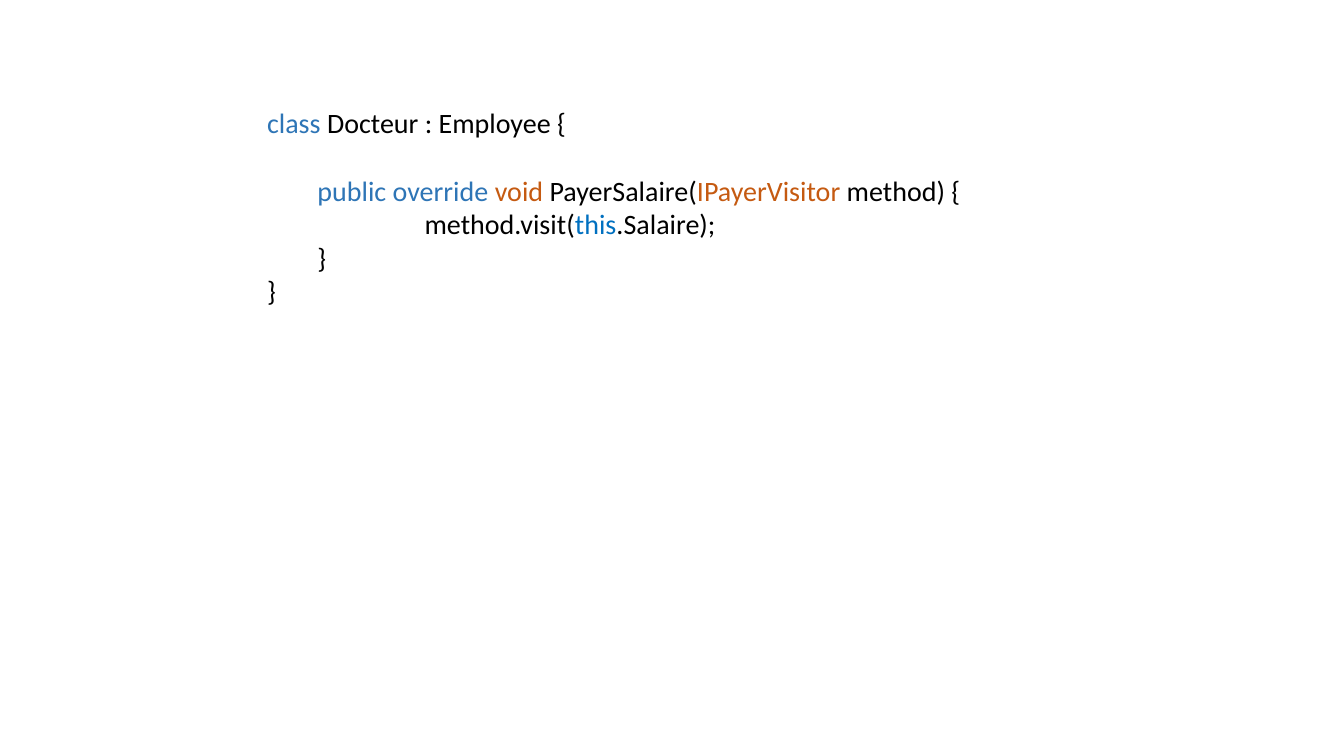
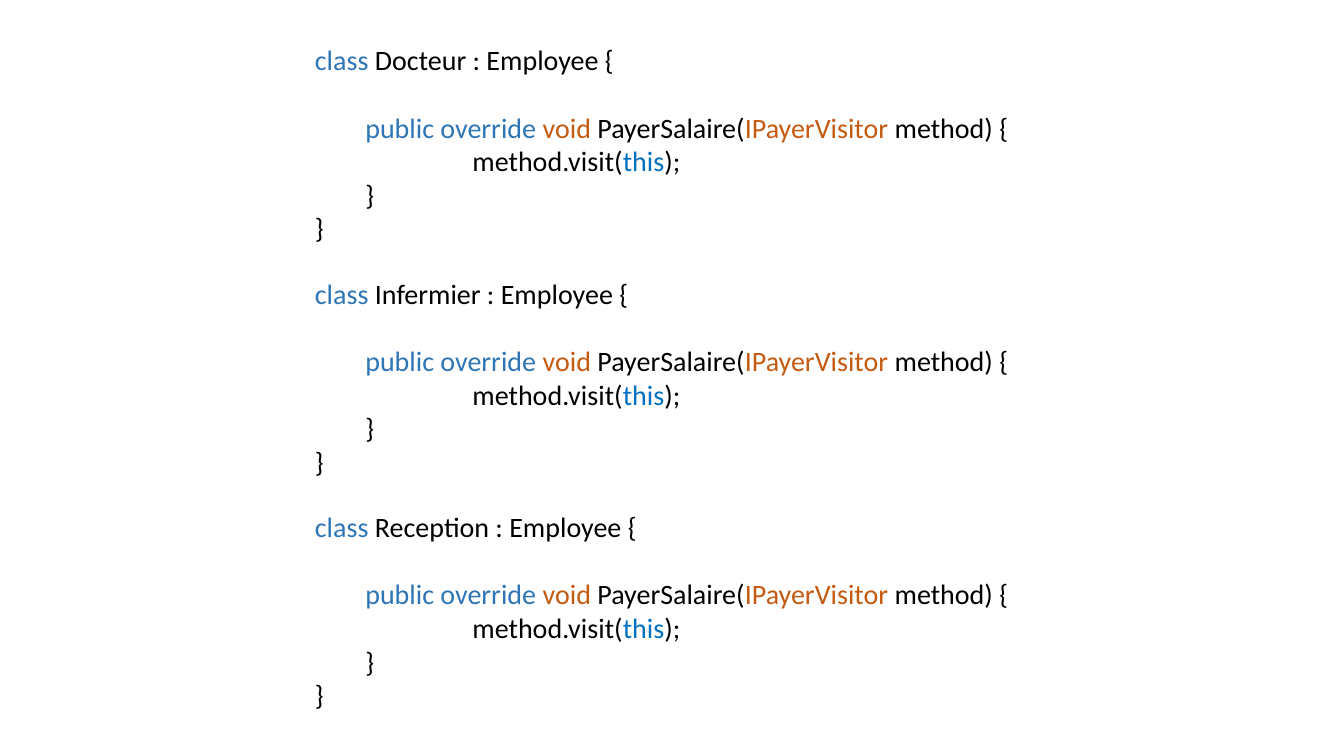
Before and after one commit to yassine-klilich/design-patterns, a slide deck: slide 63 of Presentation/Presentation DP.pptx (slide 37 before the commit). Drawn at 1344x756 pixels with LibreOffice and Linux fonts; fonts in the diff are those of the drawing. Boxes give left, top, right and bottom in pixels: in the first picture for what was removed or moved away, otherwise in the second. Text is boxed around its words. In the diff, an @@ line names an element or a change of style, - is before the commit and + after.

```diff
--- a/Presentation/Presentation DP.pptx
+++ b/Presentation/Presentation DP.pptx
@@ text "class Docteur : Employee {": place and size @@
-text "class Docteur : Employee {" at (267, 113, 945, 238)
+text "class Docteur : Employee {" at (315, 50, 993, 175)
@@ text at (472, 150, 680, 175): text changed @@
-  method.visit(this.Salaire);
+  method.visit(this);
@@ text added at (315, 284, 993, 409), 20 pt, text #000000 @@
+class Infermier : Employee {
+  public override void PayerSalaire(IPayerVisitor method) {
+  method.visit(this);
+  }
+}
@@ text added at (315, 517, 993, 642), 20 pt, text #000000 @@
+class Reception : Employee {
+  public override void PayerSalaire(IPayerVisitor method) {
+  method.visit(this);
+  }
+}
```
Also in this commit, not shown: 20 other slides changed, 39 slides added, 11 slides removed, 25 other files.
